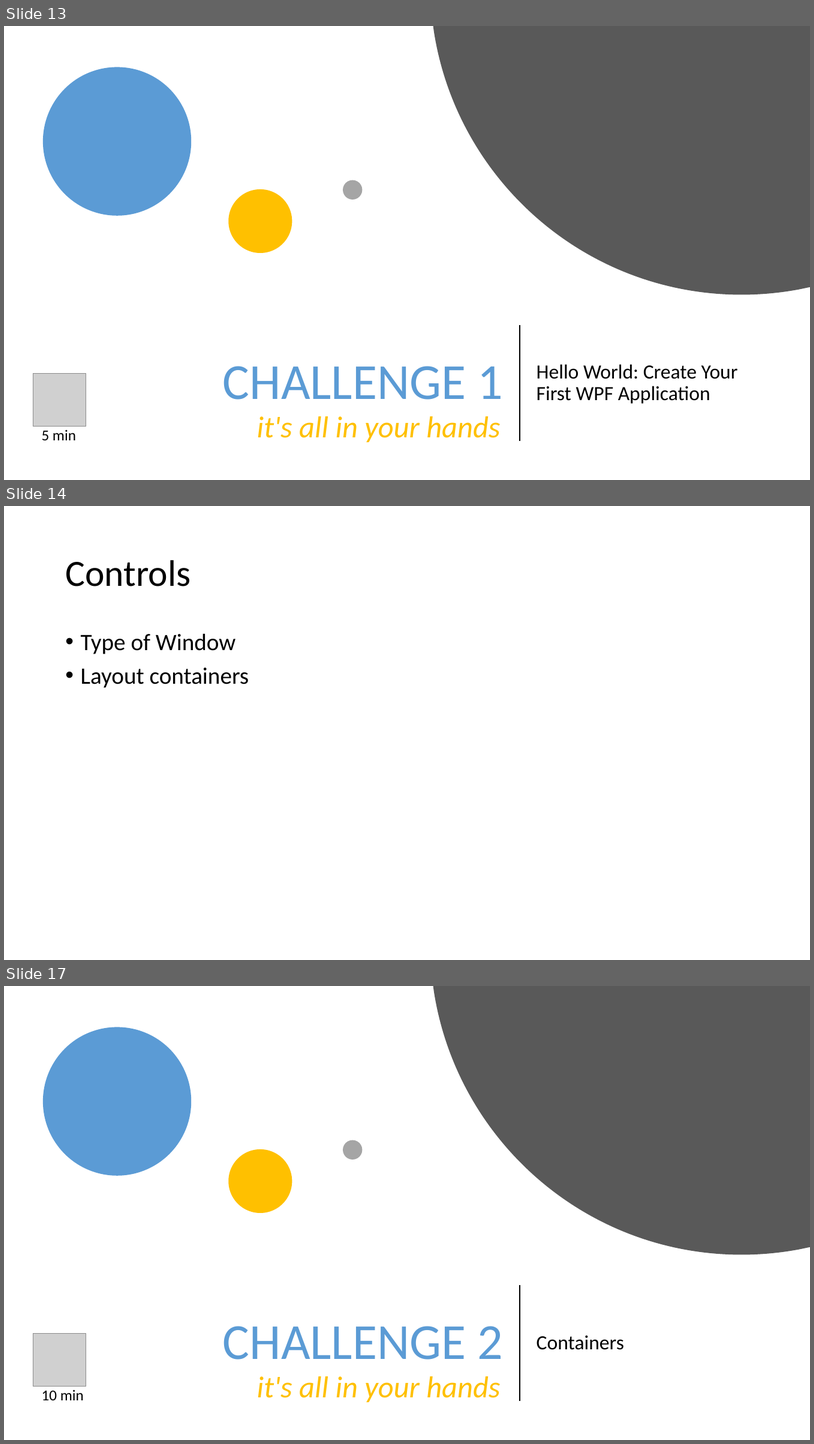
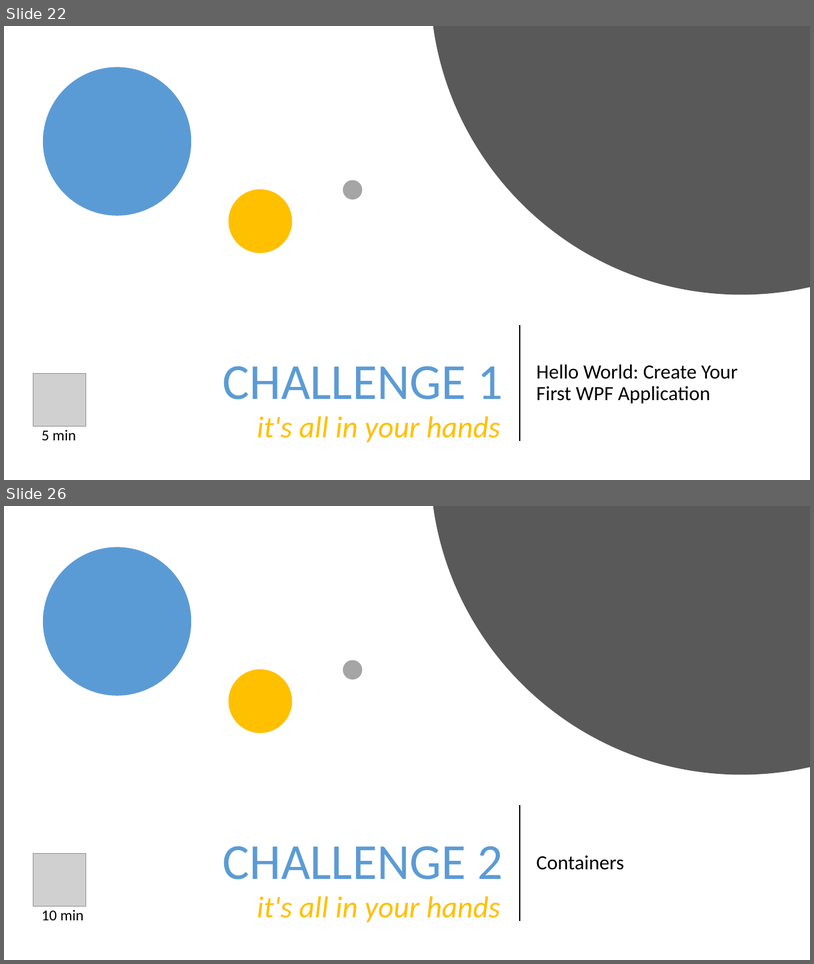
Before and after one commit to danieleromanazzi/wpf-tutorial, a slide deck: wpf-tutorial.pptx. Shown one above the other, each under a label of ours: slides 13, 14 and 17 before the commit, slides 22 and 26 after it; the slides between them are not shown. The pictures are 814x1444 and 814x964 pixels, drawn with LibreOffice and Linux fonts; fonts in the diff are those of the drawing; grey boxes stand for pictures. Boxes give left, top, right and bottom in pixels: in the first picture for what was removed or moved away, otherwise in the second. Text is boxed around its words. In the diff, an @@ line names an element or a change of style, - is before the commit and + after.

```diff
--- a/wpf-tutorial.pptx
+++ b/wpf-tutorial.pptx
@@ slide 14 removed at box(4, 506, 810, 960), background #FFFFFF @@
@@ title removed at box(65, 560, 191, 586) @@
-Controls
@@ text removed at box(81, 633, 249, 688) @@
-• Type of Window
-• Layout containers
@@ what was slide 13 is now slide 22 @@
@@ what was slide 17 is now slide 26 @@
```
Also in this commit, not shown: 4 slides changed, 19 slides added, 2 other slides removed, 1 other file.
